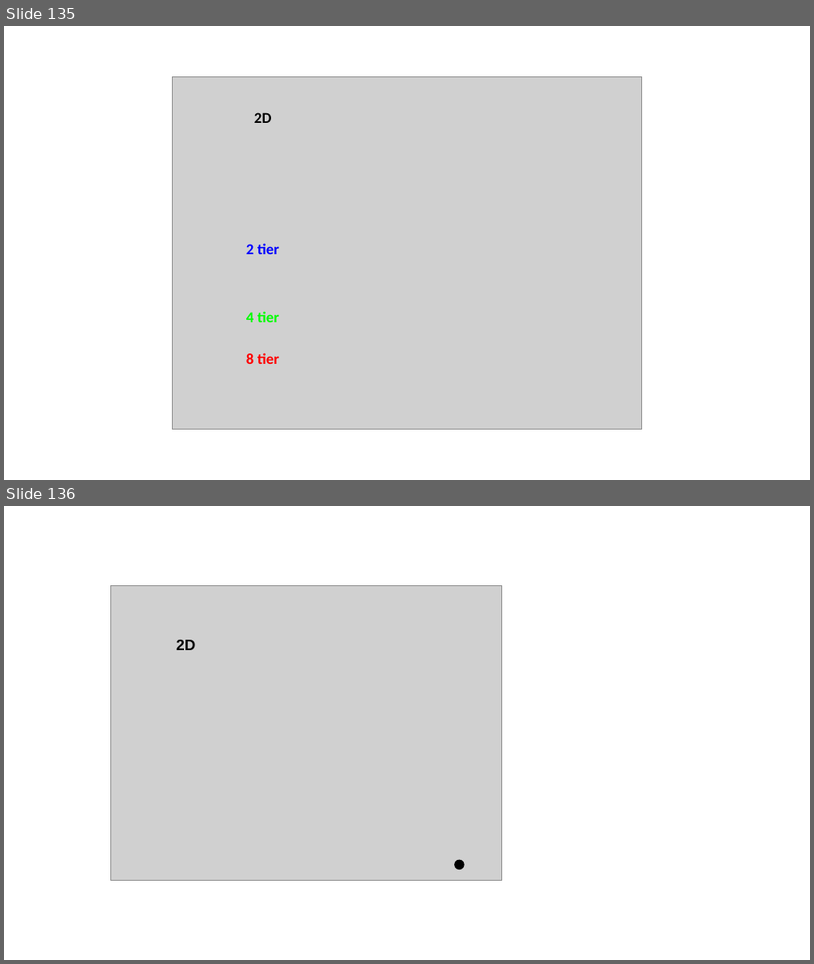
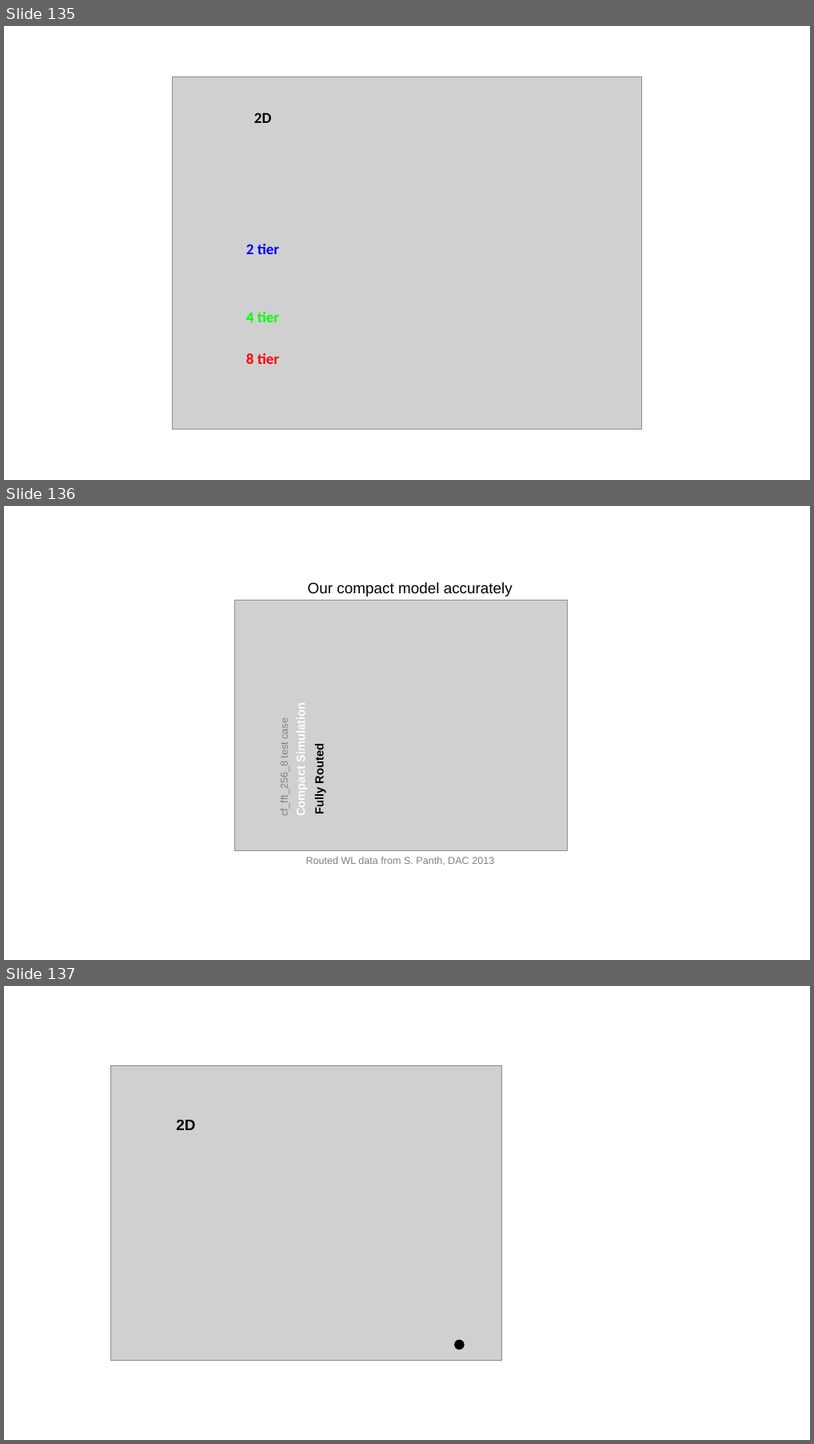
Before and after one commit to wwahby/VPJ_Paper, a slide deck: Figures/figure_construction.pptx. Shown one above the other, each under a label of ours: slides 135 and 136 before the commit, slides 135, 136 and 137 after it. The pictures are 814x964 and 814x1444 pixels, drawn with LibreOffice and Linux fonts; fonts in the diff are those of the drawing; grey boxes stand for pictures. Boxes give left, top, right and bottom in pixels: in the first picture for what was removed or moved away, otherwise in the second. Text is boxed around its words. In the diff, an @@ line names an element or a change of style, - is before the commit and + after.

```diff
--- a/Figures/figure_construction.pptx
+++ b/Figures/figure_construction.pptx
@@ slide 136 added at (4, 506, 810, 960), background #FFFFFF @@
@@ group added at (234, 582, 568, 864): 5 texts, 1 picture @@
+Routed WL data from S. Panth, DAC 2013
+Our compact model accurately predicts overall 3DIC wire length
+Compact Simulation
+Fully Routed
+cf_fft_256_8 test case
@@ what was slide 136 is now slide 137 @@
```
Also in this commit, not shown: 55 slides changed, 2 other slides added, 3 other files.
